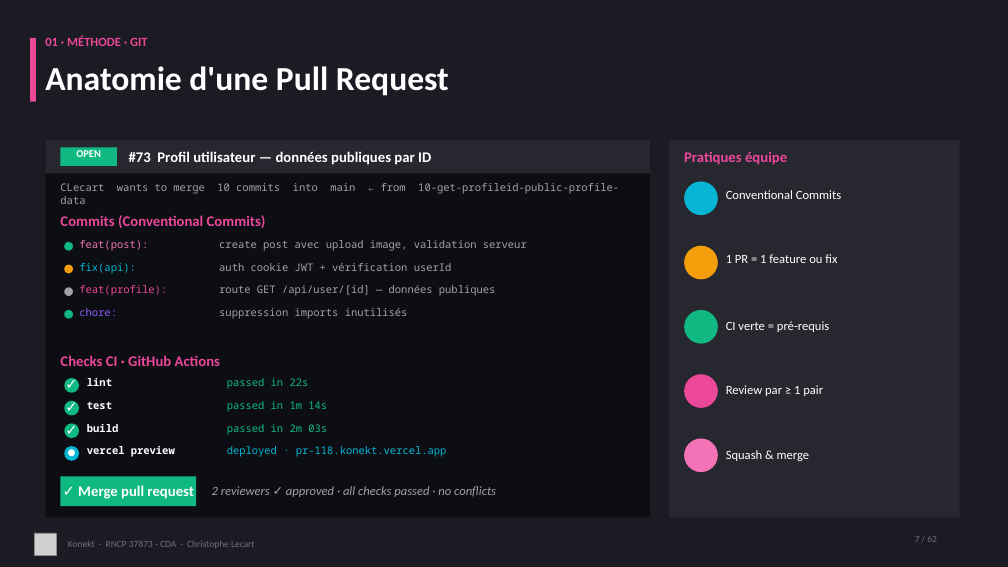
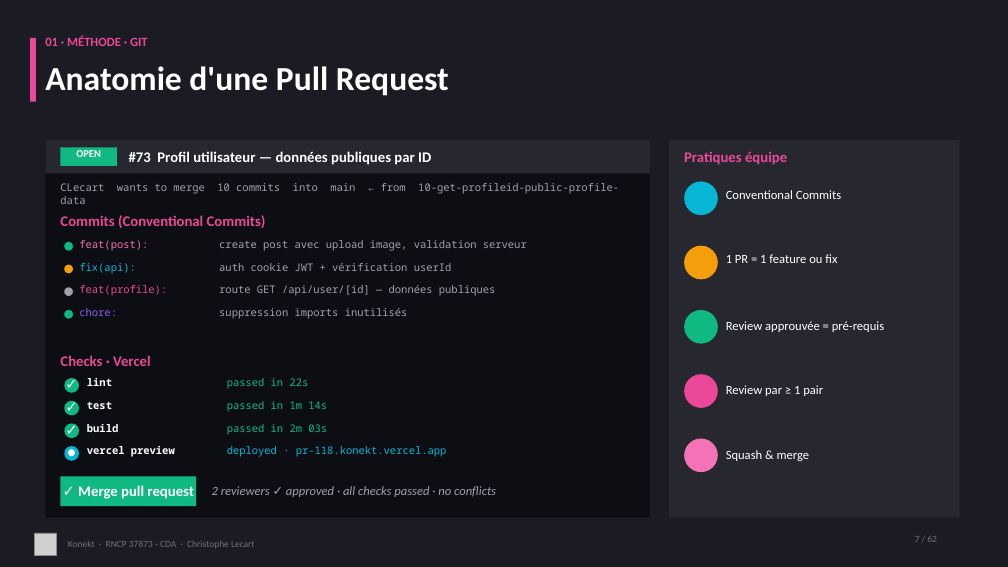
Before and after one commit to CLecart/social-network, a slide deck: slide 7 of dossier-certification/00-presentation/Konekt_RNCP_37873_Support_Visuel.pptx. Drawn at 1008x567 pixels with LibreOffice and Linux fonts; fonts in the diff are those of the drawing; grey boxes stand for pictures. Boxes give left, top, right and bottom in pixels: in the first picture for what was removed or moved away, otherwise in the second. Text is boxed around its words. In the diff, an @@ line names an element or a change of style, - is before the commit and + after.

```diff
--- a/dossier-certification/00-presentation/Konekt_RNCP_37873_Support_Visuel.pptx
+++ b/dossier-certification/00-presentation/Konekt_RNCP_37873_Support_Visuel.pptx
@@ text at <box>726,321,884,332</box>: text changed @@
-CI verte = pré-requis
+Review approuvée = pré-requis
@@ text at <box>60,355,151,366</box>: text changed @@
-Checks CI · GitHub Actions
+Checks · Vercel
```
Also in this commit, not shown: 9 other slides changed, 1 slide added, 1 slide removed.
